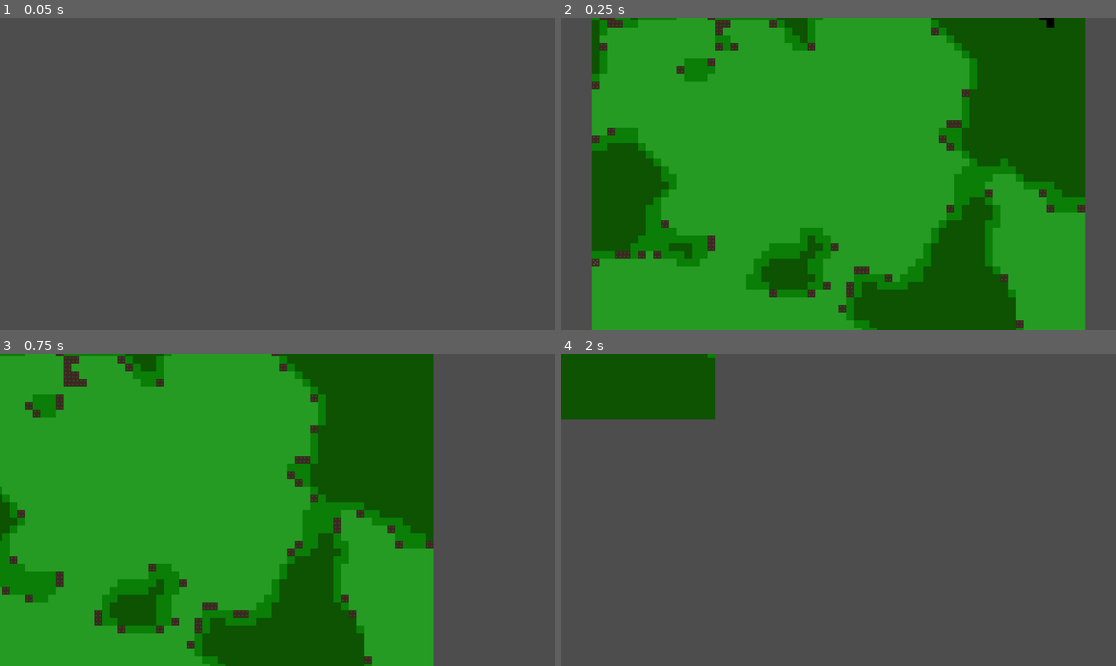
Above: before the commit, frames 1-4 (two rows, left to right).
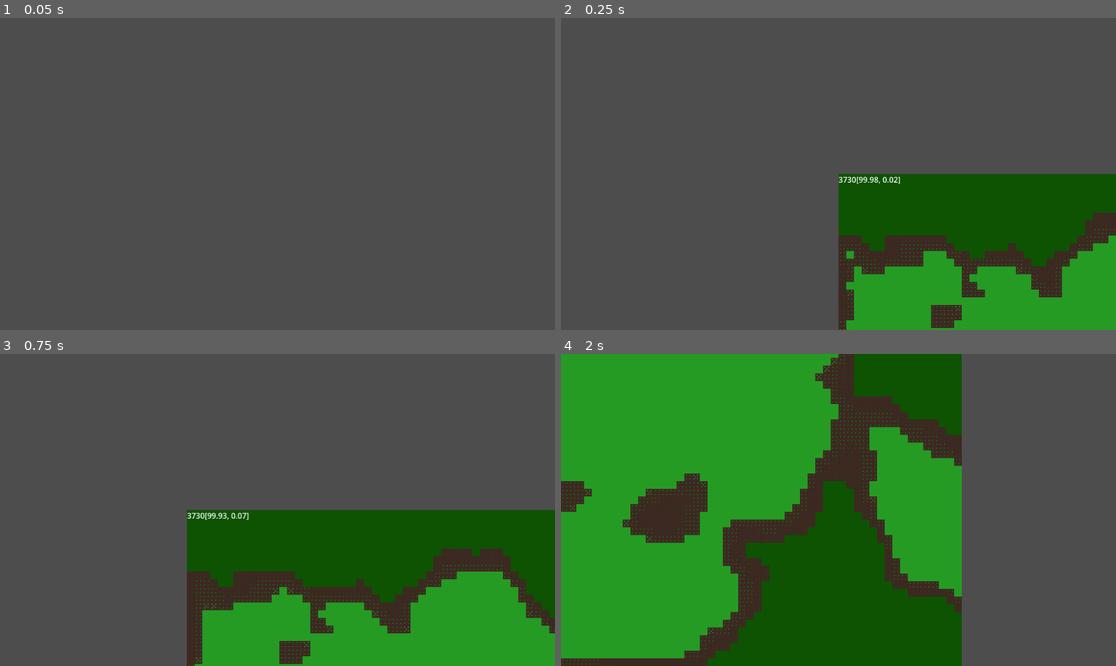
Above: after the commit, the same moments.

Repository: bingecraft-net/sandbox
Game: Godot game, scene res://scenes/game.tscn
Same seed, same stepped clock (60 frames per second), same inputs: the game is played once before the commit and once after it.
Inputs:
- Up to frame 1 (0.05 s): no input
- Up to frame 2 (0.25 s): no input
- Up to frame 3 (0.75 s): hold Right (ui_right) from 0.53 s (still down)
- Up to frame 4 (2 s): release Right (ui_right) at 1.28 s; hold Down (ui_down) from 1.28 s (still down)

Frame 1 is identical in both runs. In frame 2, 88% of the frame differs, in the area x 5-100%, y 0-100%; in frame 3, 85%; in frame 4, 72%.

Commit message:
label, transfers are curves

Diff:
--- a/scenes/game.tscn
+++ b/scenes/game.tscn
@@ -281,4 +281,8 @@
 wait_time = 0.05
 autostart = true
 
+[node name="RichTextLabel" type="RichTextLabel" parent="." unique_id=1477791892]
+offset_right = 528.0
+offset_bottom = 406.0
+
 [connection signal="timeout" from="Timer" to="." method="_on_timer_timeout"]
--- a/scripts/game.gd
+++ b/scripts/game.gd
@@ -1,15 +1,15 @@
 extends Node2D
+
 
 @export var grid_size: int = 64
 @export var noise: FastNoiseLite = FastNoiseLite.new()
 
 @onready var tile_map_layer: TileMapLayer = $TileMapLayer
 @onready var timer: Timer = $Timer
+@onready var label: RichTextLabel = $RichTextLabel
 
 var grid: Array[Array] = []
 var next_grid: Array[Array] = []
-var crs: CoordinateReferenceSystem = CoordinateReferenceSystem.new(grid_size)
-
 
 func _ready() -> void:
 	for x in range(grid_size):
@@ -27,6 +27,8 @@
 	tick()
 
 func tick():
+	var total = 0.
+	var total_energy = 0.
 	for x in range(grid_size):
 		for y in range(grid_size):
 			var current_value: Cell = grid[x][y]
@@ -46,21 +48,34 @@
 
 			e += e_laplacian * timer.wait_time
 
-			# energy condenses into matter
-			if e > 1.:
-				e -= timer.wait_time * .1
-				m += timer.wait_time * .1
+			# warm energy always condenses into matter
+			var min_condensation_energy = .75
+			var condensation_factor = pow(1.1, max(0, e - min_condensation_energy)) - 1.
+			if e > timer.wait_time * condensation_factor:
+				e -= timer.wait_time * condensation_factor
+				m += timer.wait_time * condensation_factor
+			else:
+				m += e
+				e = 0
 
-			# matter dissociates into energy
-			if e > 1.01:
-				e += timer.wait_time * .1
-				m -= timer.wait_time * .1
+			# hot matter dissociates into energy
+			var min_melt_energy = .875
+			var melting_factor = pow(1.2, max(0, e - min_melt_energy)) - 1.
+			if m >= timer.wait_time * melting_factor:
+				e += timer.wait_time * melting_factor
+				m -= timer.wait_time * melting_factor
+			else:
+				e += m
+				m = 0
 
 			var next_value: Cell = next_grid[x][y]
 			next_value.energy_density = e
 			next_value.mass_density = m
 
-			var coords = crs.forward(x, y)
+			total += e + m
+			total_energy += e
+
+			var coords = Vector2i(x, y)
 			var atlas_coords = next_value.classify()
 			tile_map_layer.set_cell(coords, 0, atlas_coords)
 
@@ -68,15 +83,7 @@
 	grid = next_grid
 	next_grid = old_grid
 
-
-class CoordinateReferenceSystem:
-	var grid_size: int
-
-	func _init(s: int = 1):
-		grid_size = s
-
-	func forward(x: float, y: float) -> Vector2i:
-		return Vector2i(x, y) - Vector2i.ONE * grid_size / 2
+	label.text = "%.0f[%.2f, %.2f]" % [total, total_energy / total * 100, (total - total_energy) / total * 100]
 
 
 class Cell:
@@ -88,5 +95,5 @@
 		var m = mass_density
 		return Vector2i(
 			0 if e <= 0 else 1 if e <= .875 else 2 if e <= 1.01 else 3 ,
-			0 if m <= 0 else 1 if m <= .3 else 2,
+			0 if m <= 0 else 1 if m <= 0.5 else 2,
 		)
